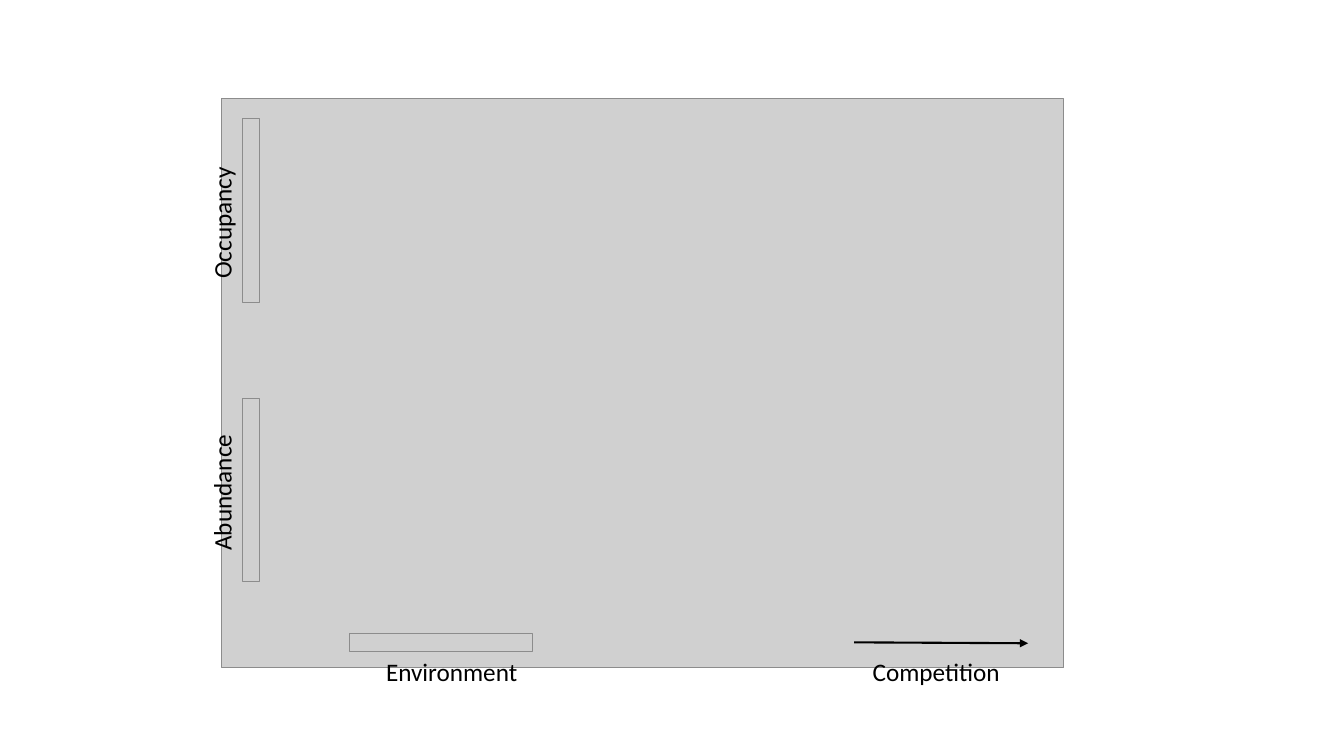
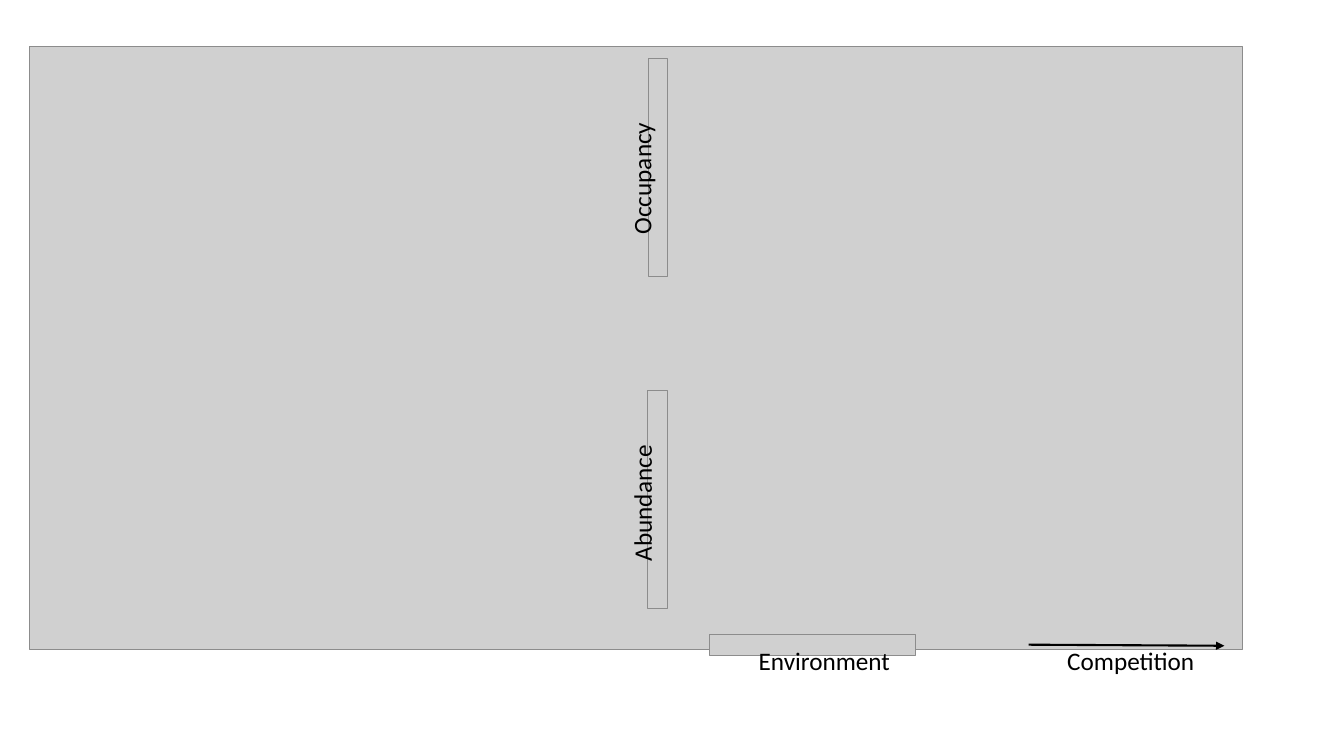
Before and after one commit to hurlbertlab/Biotic-Interactions, a slide deck: slide 1 of Figures/hand edits for figs.pptm. Drawn at 1344x756 pixels with LibreOffice and Linux fonts; fonts in the diff are those of the drawing; grey boxes stand for pictures. Boxes give left, top, right and bottom in pixels: in the first picture for what was removed or moved away, otherwise in the second. Text is boxed around its words. In the diff, an @@ line names an element or a change of style, - is before the commit and + after.

```diff
--- a/Figures/hand edits for figs.pptm
+++ b/Figures/hand edits for figs.pptm
@@ picture: place and size @@
-picture at (222, 99, 1064, 668)
+picture at (30, 46, 1243, 650)
@@ text "Occupancy": place and size @@
-text "Occupancy" at (208, 178, 239, 276)
+text "Occupancy" at (627, 134, 658, 232)
@@ picture: place and size @@
-picture at (242, 118, 260, 302)
+picture at (649, 58, 668, 276)
@@ text "Abundance": place and size @@
-text "Abundance" at (208, 446, 239, 548)
+text "Abundance" at (628, 456, 659, 558)
@@ picture: place and size @@
-picture at (242, 398, 260, 581)
+picture at (648, 391, 667, 608)
@@ picture: place and size @@
-picture at (350, 634, 533, 651)
+picture at (710, 634, 917, 655)
@@ text "Environment" rewrapped from (386, 663, 517, 687) to (759, 652, 890, 670) @@
@@ arrow moved from (854, 642) - (1028, 643) to (1028, 645) - (1225, 646) @@
@@ text "Competition": place and size @@
-text "Competition" at (873, 663, 1000, 687)
+text "Competition" at (1067, 649, 1194, 674)
```
Also in this commit, not shown: 17 other files.
